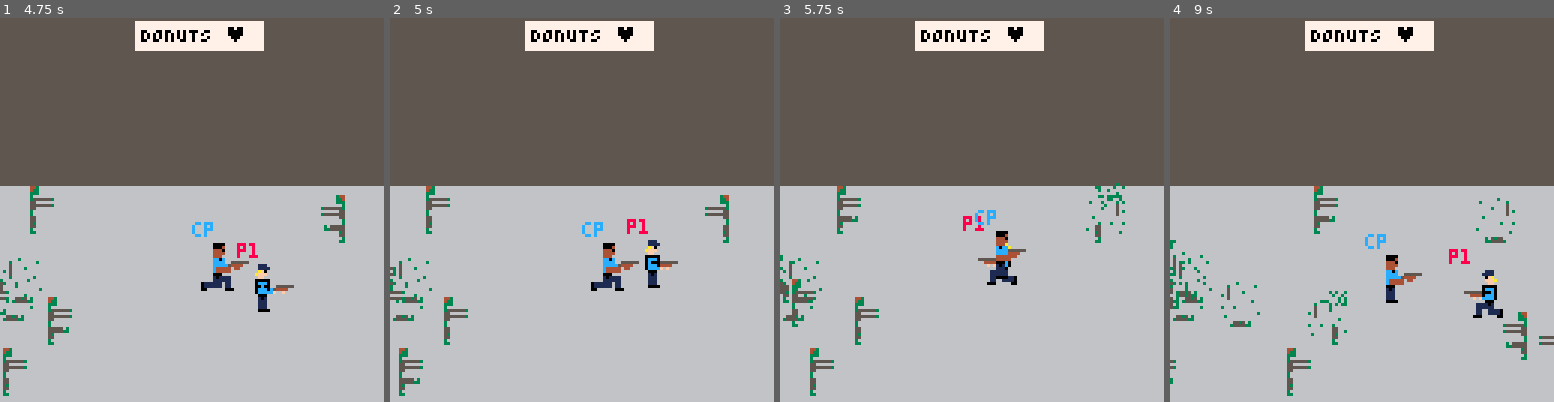
Above: before the commit, frames 1-4 (left to right).
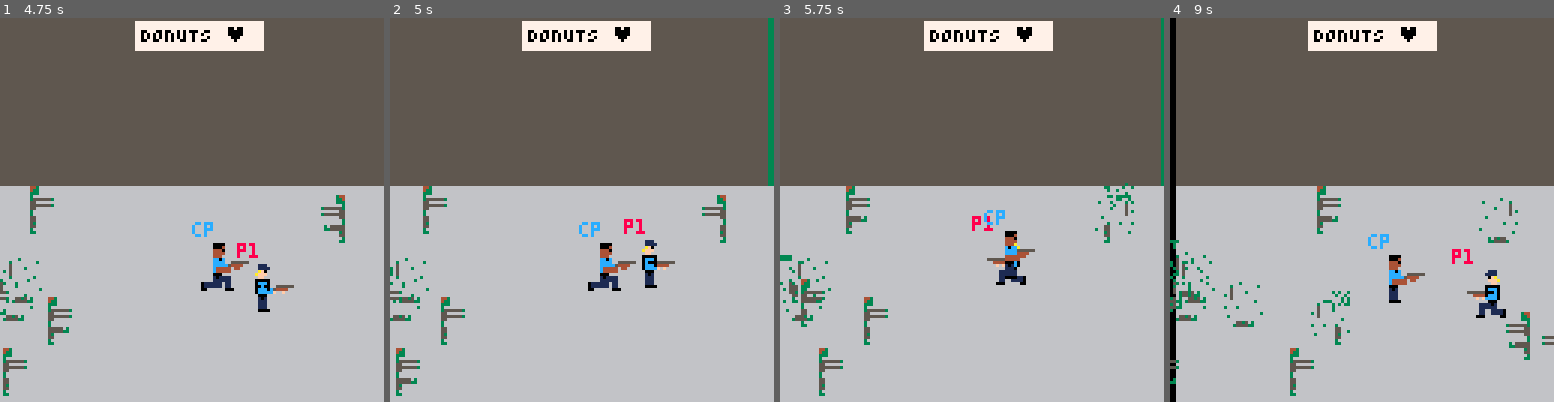
Above: after the commit, the same moments.

Repository: ryangrossGitHub/cnz2
Game: PICO-8 cartridge cnz2.p8
Same seed, same stepped clock (60 frames per second), same inputs: the game is played once before the commit and once after it.
Inputs:
- Up to frame 1 (4.75 s): tap X (X key) at 0.33, 1.07, 1.85, 2.97, 4.08 s; tap O (Z key) at 0.7, 1.7, 2.1, 2.5, 2.9, 3.3, 3.7, 4.1, 4.5 s; hold Right 1.6-2.1 s; hold Up 2.15-2.42 s; hold Right 2.47-3.03 s; hold Left 3.08-3.58 s; hold Down 3.63-3.97 s; hold Right 4.02-4.68 s; hold Up from 4.73 s (still down)
- Up to frame 2 (5 s): keep holding Up; tap O (Z key) at 4.9 s
- Up to frame 3 (5.75 s): release Up at 5.03 s; hold Left 5.08-5.68 s; tap X (X key) at 5.2 s; tap O (Z key) at 5.3, 5.7 s; hold Down from 5.73 s (still down)
- Up to frame 4 (9 s): release Down at 6.03 s; hold Right 6.08-6.58 s; tap O (Z key) every 0.4 s from 6.1 to 8.9 s; tap X (X key) at 6.32, 7.43, 8.55 s; hold Right 6.63-7.13 s; hold Up 7.18-7.45 s; hold Right 7.5-8.07 s; hold Left 8.12-8.62 s; hold Down from 8.67 s (still down)

Frame 1 is identical in both runs. In frame 2, 3.6% of the frame differs, in the area x 0-100%, y 0-99%; in frame 3, 5.0%; in frame 4, 5.2%, in the area x 0-98%, y 0-100%.

Commit message:
Added camera shake for shotgun.

Diff:
--- a/src/main.lua
+++ b/src/main.lua
@@ -76,6 +76,14 @@
 	end
 
 	camera(camera_x,camera_y)
+	if camera_shake_offset < 0 then
+		camera_shake_offset += 1
+		camera_x += 1
+	elseif camera_shake_offset > 0 then
+		camera_shake_offset -= 1
+		camera_x -= 1
+	end
+
 	draw_enemies()
 	draw_particles(particles)
 
--- a/src/players.lua
+++ b/src/players.lua
@@ -3,6 +3,9 @@
 init_jenn_x = 45
 init_chad_x = 67
 init_player_y = 80
+
+camera_shake_offset = 0
+camera_shake_offset_amount = 3
 
 j = {
 	name = "jenn",
@@ -174,6 +177,15 @@
 			end
 
 			sfx(1)
+
+			if p2.flip_sprite then
+				camera_x -= camera_shake_offset_amount
+				camera_shake_offset -= camera_shake_offset_amount
+			else
+				camera_x += camera_shake_offset_amount
+				camera_shake_offset += camera_shake_offset_amount
+			end
+
 			enemy_coll_detect(p2)
 		end
 	end
@@ -295,6 +307,14 @@
 
 					sfx(1)
 					enemy_coll_detect(p)
+
+					if p.flip_sprite then
+						camera_x -= camera_shake_offset_amount
+						camera_shake_offset -= camera_shake_offset_amount
+					else
+						camera_x += camera_shake_offset_amount
+						camera_shake_offset += camera_shake_offset_amount
+					end
 				end
 			end
 		end
